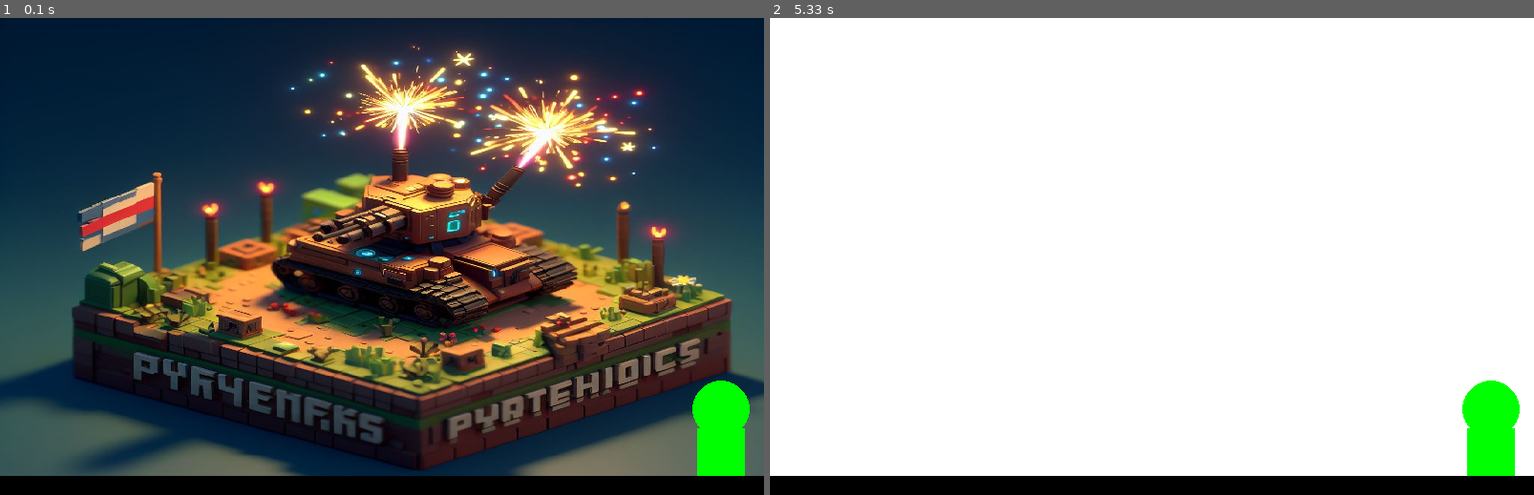
Above: before the commit, frames 1-2 (left to right).
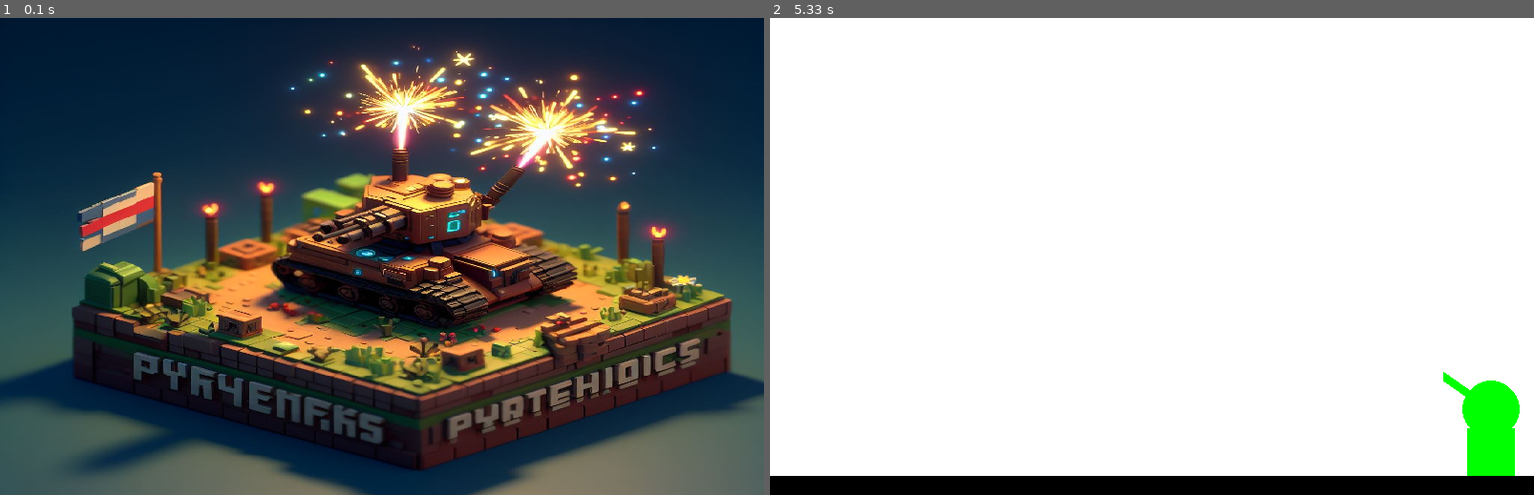
Above: after the commit, the same moments.

Repository: BapL49/projet-1---feu-d-artifices
Game: pygame game, started from basePyGame.py
The game is run twice, just before and just after one commit, with the same random seed, the same clock (stepped at 60 frames per second) and the same inputs.
Inputs:
- Up to frame 1 (0.1 s): no input
- Up to frame 2 (5.33 s): no input

The runs differ from the first frame. In frame 1, 5.2% of the frame differs, in the area x 0-100%, y 76-100%; in frame 2, less than 0.1%.

Commit message:
ajout du canon à la tourelle

Diff:
--- a/basePyGame.py
+++ b/basePyGame.py
@@ -15,7 +15,6 @@
 fenetre = display.set_mode((800,500))
 display.set_caption("Feu d'artifice")
 
-circle_radius = 30
 
 mouse.set_cursor(cursors.diamond)
 
@@ -36,13 +35,6 @@
 circle_y = 410
 circle_radius = 30
 
-angle = 45
-
-sol = pygame.draw.rect(fenetre, NOIR, (0, 480, 800, 20))
-tourelle_square = pygame.draw.rect(fenetre,VERT, (730, 430, 50, 50))
-tourrelle_circle = pygame.draw.circle(fenetre, VERT, (circle_x, circle_y), circle_radius )
-
-
 
 while time.time() - debut < 5:
     for event in pygame.event.get():
@@ -60,6 +52,7 @@
     sol = pygame.draw.rect(fenetre, NOIR, (0, 480, 800, 20))
     tourelle_square = pygame.draw.rect(fenetre,VERT, (730, 430, 50, 50))
     tourrelle_circle = pygame.draw.circle(fenetre, VERT, (circle_x, circle_y), circle_radius )
+    tourrelle_canon = pygame.draw.line(fenetre, VERT, (circle_x - 50, circle_y - 35), (circle_x, circle_y), 10)
 
     pygame.display.flip()
 
